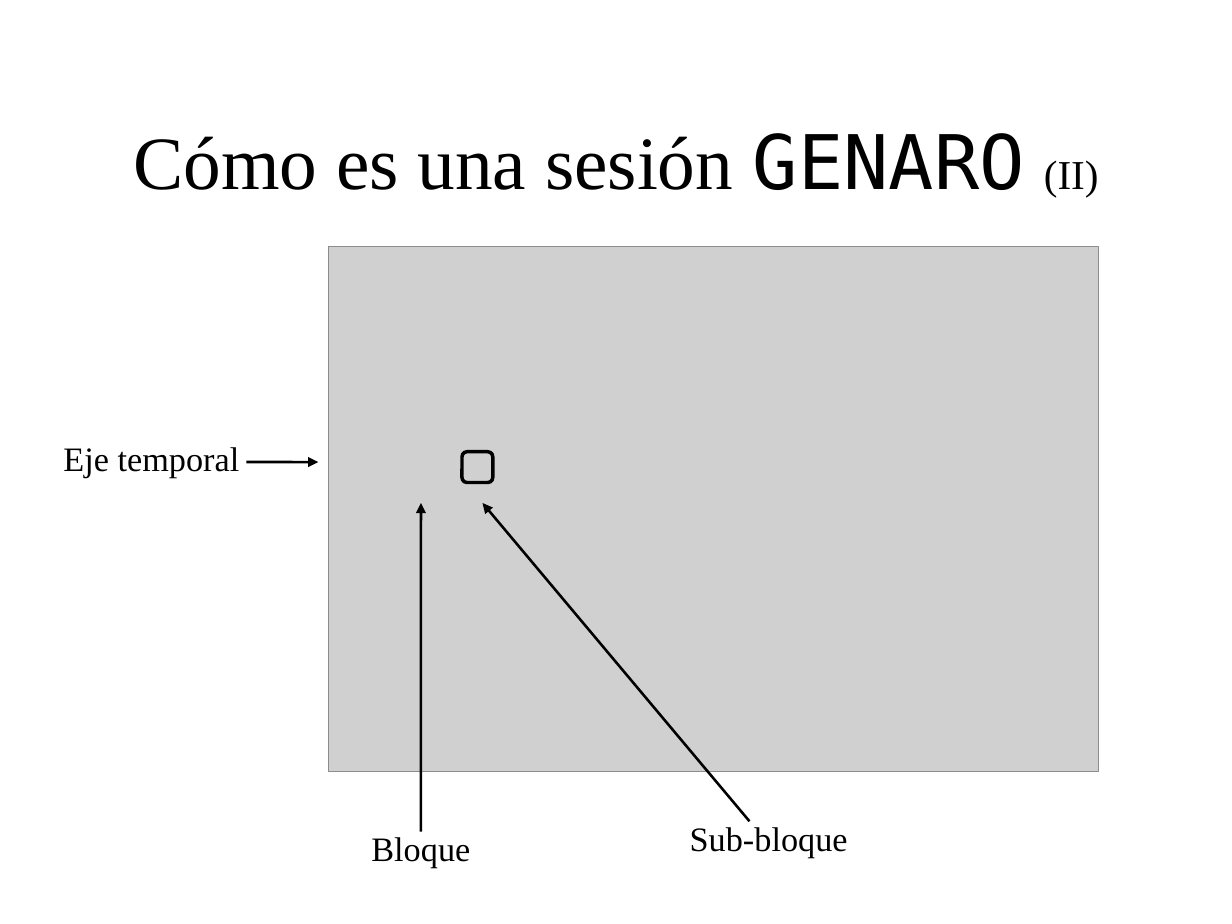
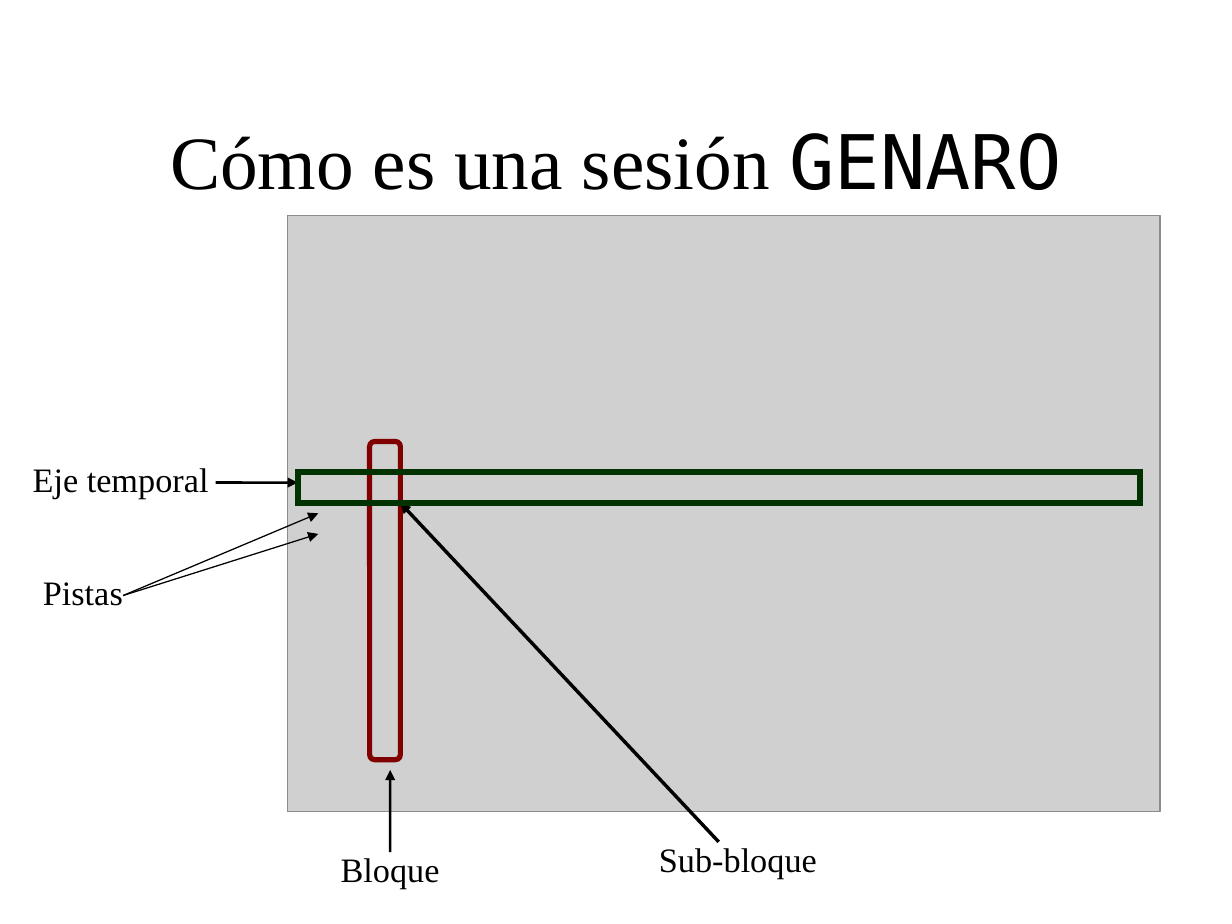
Before and after one commit to BackupTheBerlios/genaro, a slide deck: slide 27 of Documentos/MemoriaSSII/presentacion_proyecto2.ppt (slide 28 before the commit). Drawn at 1232x924 pixels with LibreOffice and Linux fonts; fonts in the diff are those of the drawing; grey boxes stand for pictures; background and template pictures are left out. Boxes give left, top, right and bottom in pixels: in the first picture for what was removed or moved away, otherwise in the second. Text is boxed around its words. In the diff, an @@ line names an element or a change of style, - is before the commit and + after.

```diff
--- a/Documentos/MemoriaSSII/presentacion_proyecto2.ppt
+++ b/Documentos/MemoriaSSII/presentacion_proyecto2.ppt
@@ title at <box>170,133,1062,190</box>: text changed @@
-Cómo es una sesión GENARO (II)
+Cómo es una sesión GENARO
@@ picture: place and size @@
-picture at <box>329,246,1099,771</box>
+picture at <box>287,216,1159,812</box>
@@ freeform shape added at <box>370,441,400,759</box>, outline #800000 3 pt @@
@@ 3 texts: place and size @@
-3 texts at <box>63,447,848,868</box>
+3 texts at <box>33,468,817,889</box>
@@ rectangle added at <box>298,472,1140,503</box>, outline #003300 3.49 pt @@
@@ rounded rectangle removed at <box>462,452,493,483</box> @@
@@ arrow moved from (246, 462) - (318, 462) to (216, 483) - (298, 483) @@
@@ arrow moved from (749, 822) - (483, 503) to (718, 841) - (400, 503) @@
@@ arrow (718, 841) - (400, 503): stroke #000000 1.5 pt to #000000 2.01 pt @@
@@ arrow removed from (421, 832) to (421, 503) @@
@@ arrow added from (123, 595) to (318, 514), #000000 0.74 pt @@
@@ arrow added from (123, 595) to (318, 533), #000000 0.74 pt @@
@@ text added at <box>43,582,123,606</box>, 20 pt, text #000000 @@
+Pistas
@@ arrow added from (391, 853) to (391, 770), #000000 1.5 pt @@
```
Also in this commit, not shown: 9 other slides changed, 3 slides removed.
